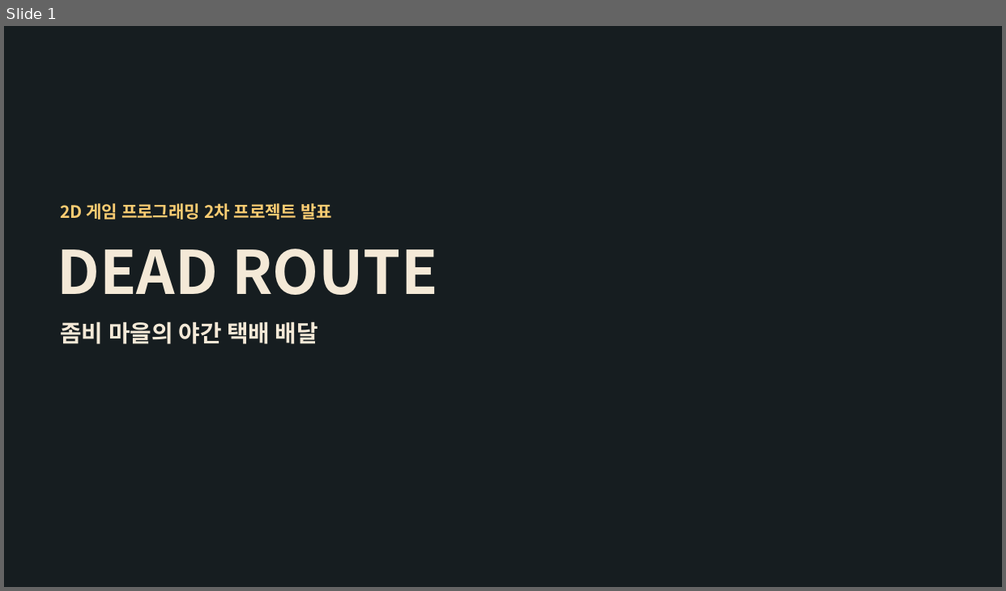
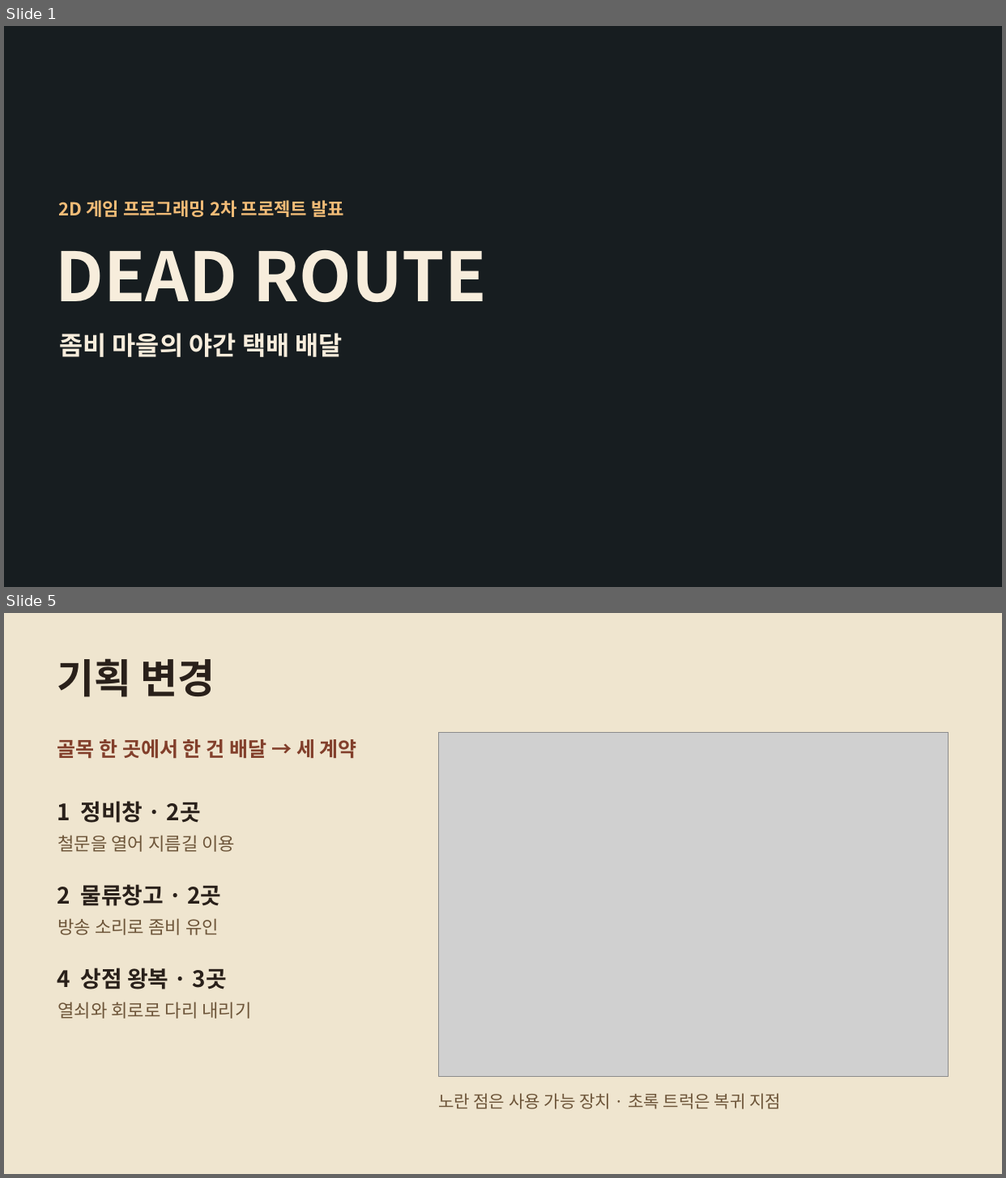
Before and after one commit to yoon778/2D_project, a slide deck: presentation/Dead_Route_2차발표.pptx. Shown one above the other, each under a label of ours: slide 1 before the commit, slides 1 and 5 after it; the slides between them are not shown. The pictures are 1006x591 and 1006x1178 pixels, drawn with LibreOffice and Linux fonts; fonts in the diff are those of the drawing; grey boxes stand for pictures; background and template pictures are left out. Boxes give left, top, right and bottom in pixels: in the first picture for what was removed or moved away, otherwise in the second. Text is boxed around its words. In the diff, an @@ line names an element or a change of style, - is before the commit and + after.

Commit message:
docs: R10-11 2차 발표 현황과 다음 개발 계획 정리

```diff
--- a/presentation/Dead_Route_2차발표.pptx
+++ b/presentation/Dead_Route_2차발표.pptx
@@ slide 5 added at (x1=4, y1=613, x2=1002, y2=1174), background #EFE5CF @@
@@ text added at (x1=57, y1=658, x2=215, y2=697), 39 pt, text #29201A, bold @@
+기획 변경
@@ picture added at (x1=439, y1=732, x2=948, y2=1076) @@
@@ text added at (x1=57, y1=739, x2=357, y2=759), 19.5 pt, text #823F2B, bold @@
+골목 한 곳에서 한 건 배달 → 세 계약
@@ text added at (x1=57, y1=801, x2=201, y2=823), 21.8 pt, text #29201A, bold @@
+1 정비창 · 2곳
@@ text added at (x1=57, y1=835, x2=235, y2=852), 17.2 pt, text #6D5539 @@
+철문을 열어 지름길 이용
@@ text added at (x1=57, y1=884, x2=221, y2=906), 21.8 pt, text #29201A, bold @@
+2 물류창고 · 2곳
@@ text added at (x1=57, y1=918, x2=219, y2=935), 17.2 pt, text #6D5539 @@
+방송 소리로 좀비 유인
@@ text added at (x1=57, y1=968, x2=227, y2=990), 21.8 pt, text #29201A, bold @@
+4 상점 왕복 · 3곳
@@ text added at (x1=57, y1=1002, x2=251, y2=1019), 17.2 pt, text #6D5539 @@
+열쇠와 회로로 다리 내리기
@@ text added at (x1=438, y1=1093, x2=781, y2=1110), 16.5 pt, text #6D5539 @@
+노란 점은 사용 가능 장치 · 초록 트럭은 복귀 지점
@@ slide 1 changed as well @@
@@ text "2D 게임 프로그래밍 2차 프로젝트 ..." at (x1=58, y1=200, x2=344, y2=217): size 16.5 to 17.2 pt, text colour #F9CC72 to #F2BC77 @@
@@ text "DEAD ROUTE" at (x1=56, y1=250, x2=486, y2=302): size 57.8 to 65.2 pt, text colour #F4E9D7 to #F7EDDC @@
@@ text "좀비 마을의 야간 택배 배달" moved from (x1=60, y1=322, x2=318, y2=344) to (x1=59, y1=333, x2=343, y2=357) @@
@@ text "좀비 마을의 야간 택배 배달" at (x1=59, y1=333, x2=343, y2=357): size 22.5 to 24.8 pt, text colour #F4E9D7 to #F7EDDC @@
```
Also in this commit, not shown: 4 other slides changed, 1 other slide added, 1 slide removed, 3 other files.
